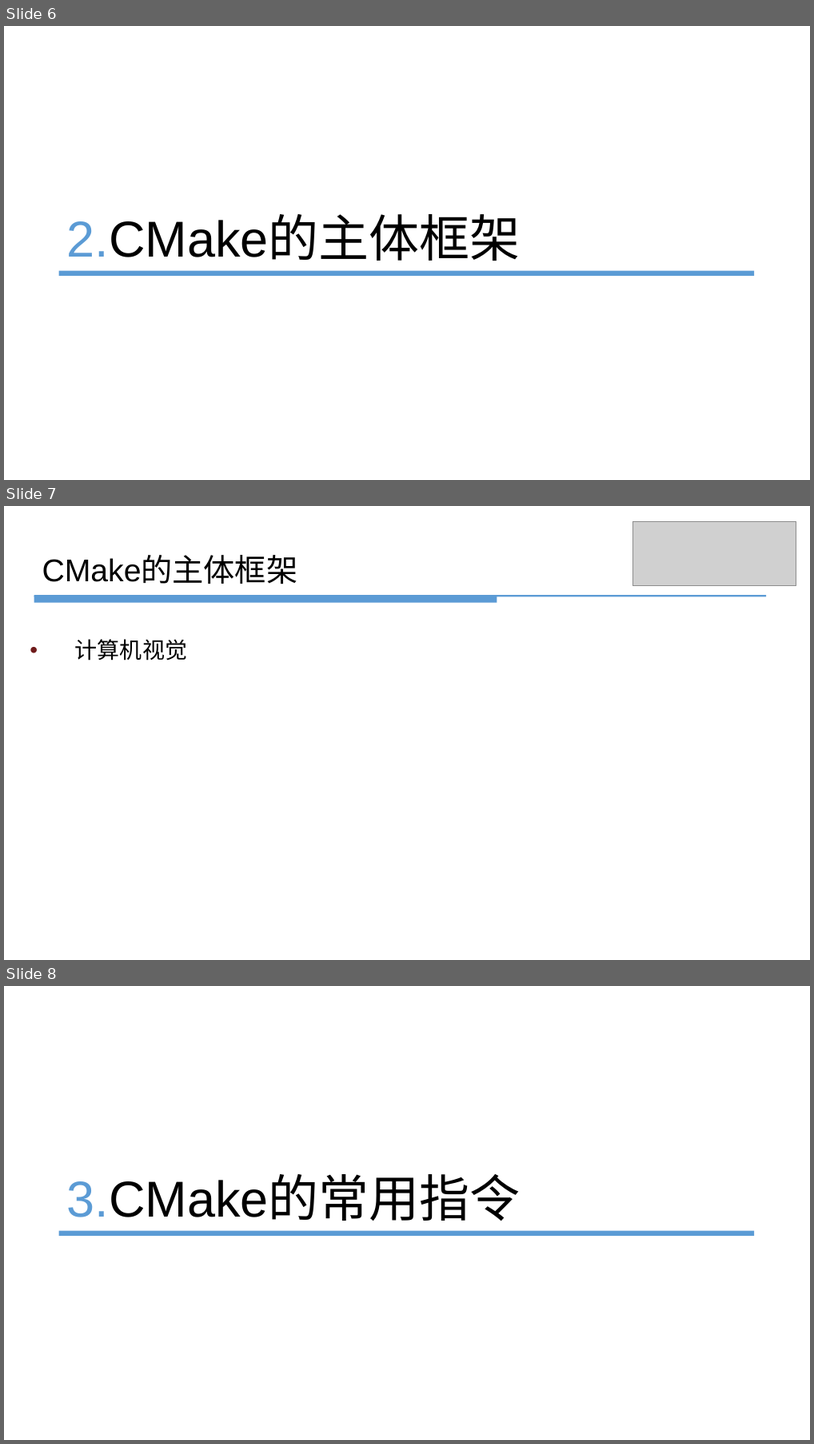
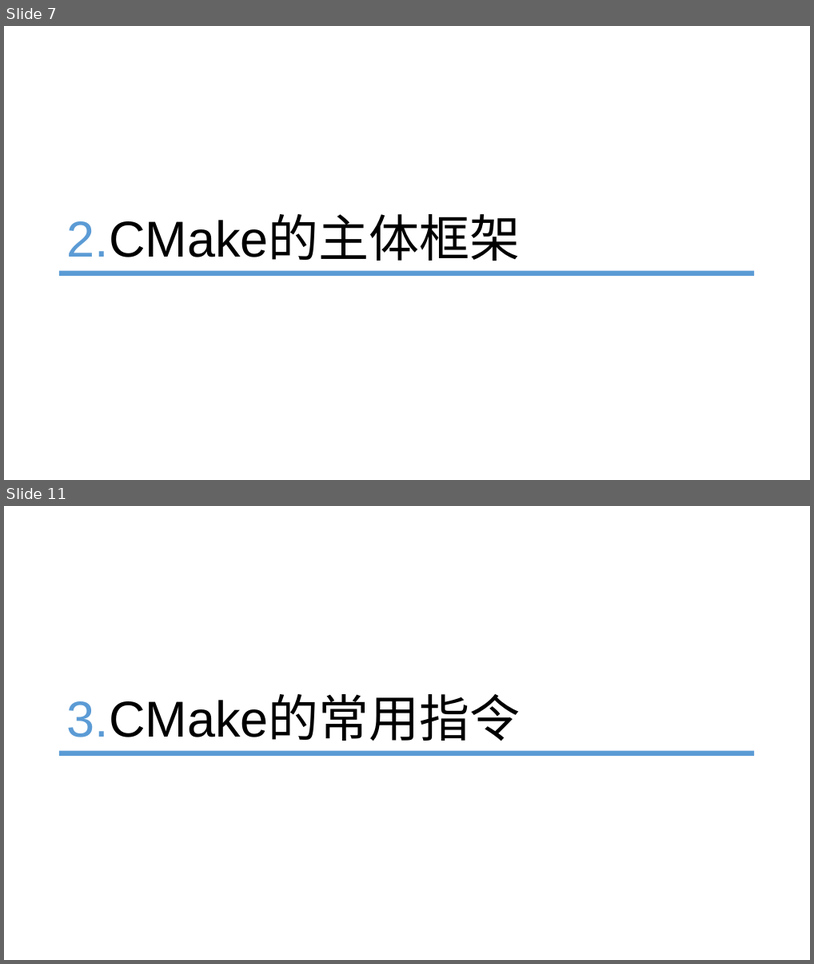
Before and after one commit to panshengli/slam_research_club, a slide deck: cmake_practice/预备讲-Cmake_潘胜利20101026.pptx. Shown one above the other, each under a label of ours: slides 6, 7 and 8 before the commit, slides 7 and 11 after it; the slides between them are not shown. The pictures are 814x1444 and 814x964 pixels, drawn with LibreOffice and Linux fonts; fonts in the diff are those of the drawing; grey boxes stand for pictures. Boxes give left, top, right and bottom in pixels: in the first picture for what was removed or moved away, otherwise in the second. Text is boxed around its words. In the diff, an @@ line names an element or a change of style, - is before the commit and + after.

```diff
--- a/cmake_practice/预备讲-Cmake_潘胜利20101026.pptx
+++ b/cmake_practice/预备讲-Cmake_潘胜利20101026.pptx
@@ slide 7 removed at bbox=[4, 506, 810, 960], background #FFFFFF @@
@@ picture removed at bbox=[633, 521, 797, 586] @@
@@ text removed at bbox=[42, 556, 298, 584] @@
-CMake的主体框架
@@ line removed from (34, 596) to (767, 596) @@
@@ line removed from (34, 599) to (498, 599) @@
@@ text removed at bbox=[75, 639, 187, 660] @@
-• 计算机视觉
@@ what was slide 6 is now slide 7 @@
@@ what was slide 8 is now slide 11 @@
```
Also in this commit, not shown: 4 slides changed, 4 slides added, 1 other file.
